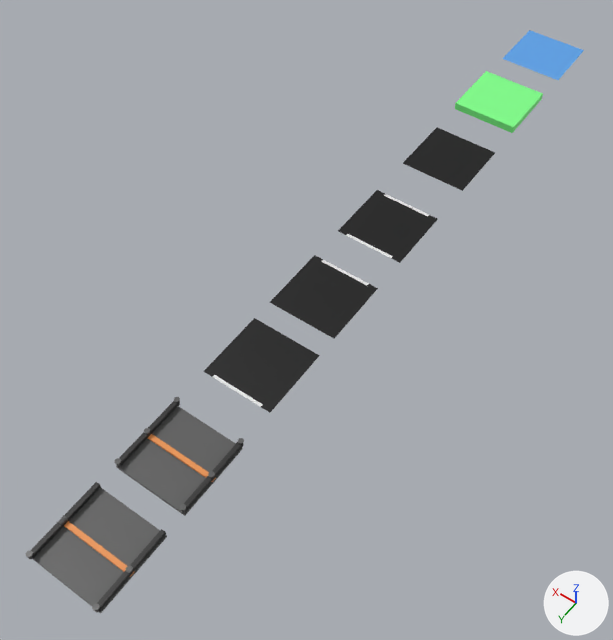
The FBX model Crossy-Road/Assets/Models/DesignTileGüncel.fbx, before and after one commit.
Before and after are seen from a 50 mm lens placed at (-3.87, 9.04, 8.41), pointed at (0.23, 3.29, -0.63). Every picture has the same lights, and +X, +Y and +Z are marked at lower right. Where no turn or scale is listed for an object, it has been applied to the vertices.

The scene before the commit, as lines of its bpy script (objects in view):
```python
ob_circle_005 = bpy.data.objects.new('Circle.005', me_circle_005)
ob_circle_005.location = (0.0, 6.06, -0.05)
ob_plane = bpy.data.objects.new('Plane', me_plane_005)
ob_plane.location = (0.0, -1.54, 0.06)
ob_plane_001 = bpy.data.objects.new('Plane.001', me_plane_006)
ob_plane_001.location = (0.0, 0.0, 0.0)
ob_plane_002 = bpy.data.objects.new('Plane.002', me_plane_020)
ob_plane_002.location = (0.0, 1.69, 0.0)
ob_plane_002.rotation_euler = (1.571, 0.0, 1.571)  # degrees (90, 0, 90)
ob_plane_002.scale = (0.01, 0.01, 0.01)
ob_plane_003 = bpy.data.objects.new('Plane.003', me_plane_022)
ob_plane_003.location = (0.0, 3.23, 0.0)
ob_plane_003.rotation_euler = (1.571, 0.0, 1.571)  # degrees (90, 0, 90)
ob_plane_003.scale = (0.01, 0.01, 0.01)
ob_plane_007 = bpy.data.objects.new('Plane.007', me_plane_010)
ob_plane_007.location = (0.0, 7.35, -0.03)
ob_plane_008 = bpy.data.objects.new('Plane.008', me_plane_014)
ob_plane_008.location = (0.0, -3.14, 0.0)
ob_plane_009 = bpy.data.objects.new('Plane.009', me_plane_024)
ob_plane_009.location = (0.0, 4.54, 0.0)
ob_plane_009.rotation_euler = (1.571, 0.0, 1.571)  # degrees (90, 0, 90)
ob_plane_009.scale = (0.01, 0.01, 0.01)
```
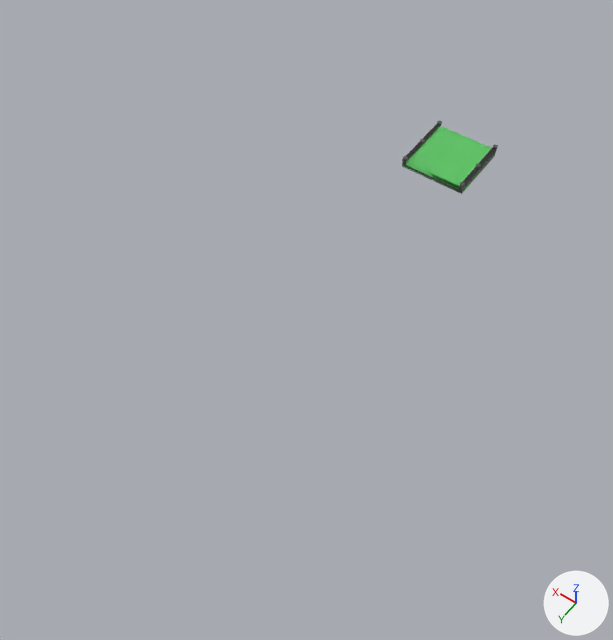
Pixel boxes (x1, y1, x2, y2) of what changed, in the pictures (613 x 640 px):
'Plane.007', moved
    before: (26, 482, 167, 613)
    after: (402, 154, 495, 194)
'Circle.005', moved
    before: (115, 397, 244, 516)
    after: (403, 121, 498, 193)
'Plane', moved
    before: (455, 71, 543, 133)
    after: (402, 126, 496, 193)
'Plane.009', moved, turned (not visible afterwards)
    before: (204, 318, 320, 413)
'Plane.003', moved, turned (not visible afterwards)
    before: (270, 255, 378, 339)
'Plane.002', moved, turned (not visible afterwards)
    before: (338, 190, 438, 263)
'Plane.008', moved (not visible afterwards)
    before: (503, 30, 584, 80)
'Plane.001', unchanged, covered by the edit
    before: (403, 128, 495, 191)

What the commit changed:
Object 'Plane' (ob_plane) moves from (0.0, -1.54, 0.06) to (0.0, 0.0, 0.0).
Object 'Circle.005' (ob_circle_005) moves from (0.0, 6.06, -0.05) to (0.0, 0.0, 0.0).
Object 'Plane.007' (ob_plane_007) moves from (0.0, 7.35, -0.03) to (0.0, 0.0, 0.0).
Object 'Plane.002' (ob_plane_002) moves from (0.0, 1.69, 0.0) to (0.0, 0.0, 0.0).
Object 'Plane.002' (ob_plane_002) turns from (90, 0, 90) to (90, 0, 180) degrees about x, y and z.
Object 'Plane.009' (ob_plane_009) moves from (0.0, 4.54, 0.0) to (0.0, 0.0, 0.0).
Object 'Plane.009' (ob_plane_009) turns from (90, 0, 90) to (90, 0, 180) degrees about x, y and z.
Object 'Plane.003' (ob_plane_003) moves from (0.0, 3.23, 0.0) to (0.0, 0.0, 0.0).
Object 'Plane.003' (ob_plane_003) turns from (90, 0, 90) to (90, 0, 180) degrees about x, y and z.
Object 'Plane.008' (ob_plane_008) moves from (0.0, -3.14, 0.0) to (0.0, 0.0, 0.0).
